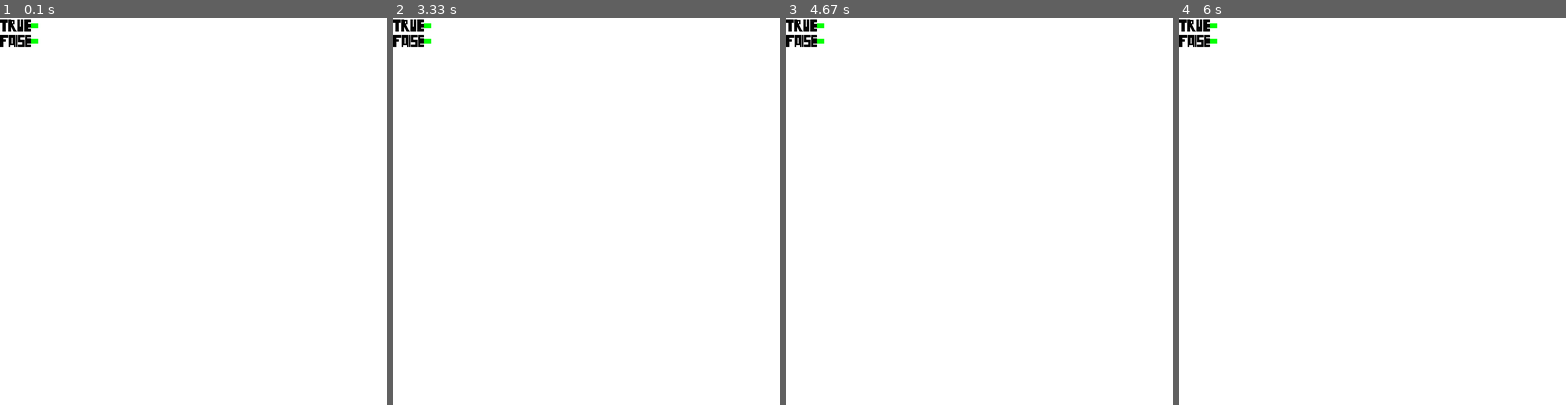
Above: before the commit, frames 1-4 (left to right).
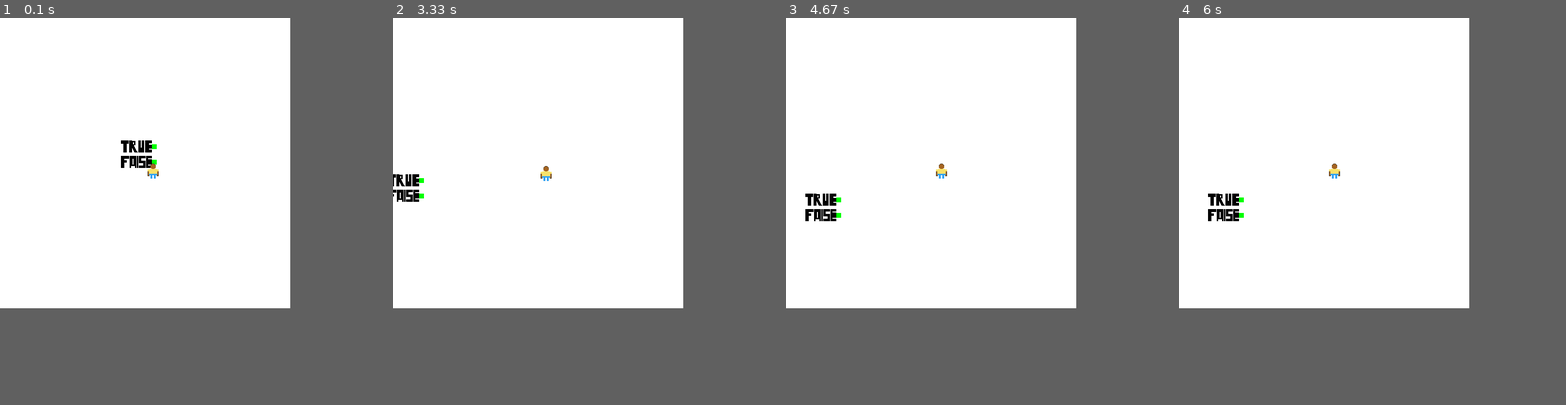
Above: after the commit, the same moments.

Repository: bwopez/pygame_logic_gates
Game: pygame game, started from main.py
Two runs of this game, one before a commit and one after it. Both use one fixed random seed, a clock stepped at 60 frames per second and the inputs below.
Inputs (mouse positions are in pixels of both pictures, inside the frame that each line leads up to):
- Up to frame 1 (0.1 s): no input
- Up to frame 2 (3.33 s): hold Left 0.33-0.8 s; hold D 0.33-0.8 s; move the mouse to (528, 176) at 0.37 s; hold Right 0.83-1.3 s; hold D 0.83-1.3 s; tap Space at 0.9, 1.2, 1.4, 1.7, 1.9, 2.73, 3.03, 3.3 s; hold D 1.33-1.8 s; move the mouse to (447, 230) at 1.37 s; hold W 1.83-2.13 s; hold A 2.67-3.2 s; hold S from 3.23 s (still down)
- Up to frame 3 (4.67 s): release S at 3.53 s; hold A 3.57-3.97 s; tap Space at 3.63, 3.93, 4.07, 4.47 s; hold W 4-4.37 s; hold D from 4.4 s (still down)
- Up to frame 4 (6 s): tap Space at 4.77, 5.53, 5.83 s; release D at 5.03 s; hold A 5.47-5.93 s; hold D from 5.97 s (still down)
In our replay, the window is 800x800 before the commit and 600x600 after it. These sizes can differ from the game's own. Grey fills any space a smaller window leaves; there, only what the larger window draws over its background counts as a difference.

The runs differ from the first frame. In frame 1, 0.9% of the frame differs, in the area x 0-41%, y 0-42%; in frame 2, 0.8%; in frame 3, 0.9%, in the area x 0-42%, y 0-53%; in frame 4, 0.9%.

Commit message:
Added a player script
The player.py script was added and with that we needed to change how the camera moves and how some of the gate inputs operate according to the player.

Diff:
--- a/gate_inputs.py
+++ b/gate_inputs.py
@@ -11,10 +11,16 @@
         self.rect.y = y
         self.value = value
 
-        output_connector_width = 15
+        output_connector_width = 10
         output_connector_height = 10
         self.output_connector = pygame.Rect(self.rect.right, self.rect.centery - output_connector_height / 2, output_connector_width, output_connector_height)
 
-    def draw(self, win):
+    def draw(self, win, scroll_values):
+        # editing self.rect
+        # TODO: move this to an update function
+        self.rect.x -= scroll_values[0]
+        self.rect.y -= scroll_values[1]
         win.blit(self.image, (self.rect.x, self.rect.y))
+        self.output_connector.left = self.rect.right
+        self.output_connector.midleft = self.rect.midright
         pygame.draw.rect(win, "Green", self.output_connector)
--- a/main.py
+++ b/main.py
@@ -7,17 +7,26 @@
     XOR_Gate, XNOR_Gate
 )
 from gate_inputs import Gate_Input
-
+from player import Player
 
 # TODO: make some graphics for the gates
 # TODO: make some graphics for the inputs
 # TODO: create small boxes at the ends of the gate's
     # and the ends of the inputs so that they can "snap" to
     # each other when they come in contact with each other
+# TODO: create a camera so that everything can be
+    # blitted onto that and screen shake can be applied to it
+    # easier
 def main_game():
     # window creation =========================
     pygame.init()
     clock = pygame.time.Clock()
+
+    win = pygame.display.set_mode((600, 600))
+    pygame.display.set_caption("circuit gates")
+
+    # list of things that you can drag with your player
+    connectables = []
 
     gates = []
     current_element = 0
@@ -39,17 +48,27 @@
     gates.append(xnor_gate)
 
     new_input = Gate_Input("true.png", 0, 0, True)
+    connectables.append(new_input)
     new_input2 = Gate_Input("false.png", 0, 32, False)
+    connectables.append(new_input2)
 
-    win = pygame.display.set_mode((800, 800))
-    pygame.display.set_caption("circuit gates")
+    player = Player(50, 50)
+    player_connected = False
+
+    # dafluffypotato code
+    scroll = [1, 0]
 
     running = True
     while running:
         current_gate = gates[current_element]
 
+        # to keep the player in the middle of the screen
+        scroll[0] += player.rect.centerx - scroll[0] - ((win.get_width() / 2) + (player.rect.width / 2))
+        scroll[1] += player.rect.centery - scroll[1] - ((win.get_height() / 2) + (player.rect.height / 2))
+
         # Input validation ====================
         keys = pygame.key.get_pressed()
+        mouse_x, mouse_y = pygame.mouse.get_pos()
         for event in pygame.event.get():
             if event.type == QUIT:
                 running = False
@@ -57,26 +76,52 @@
             # Changing inputs =================
             if event.type == pygame.KEYUP:
                 if event.key == K_LEFT:
-                    # temp_NOR_Gate.set_input(temp_NOR_Gate.flip_input(temp_NOR_Gate.gate_input1), 1)
-                    # current_gate.set_input(current_gate.flip_input(current_gate.gate_input1), 1)
                     current_gate.flip_input1()
                 if event.key == K_RIGHT:
-                    # temp_NOR_Gate.set_input(temp_NOR_Gate.flip_input(temp_NOR_Gate.gate_input2), 2)
-                    # current_gate.set_input(current_gate.flip_input(current_gate.gate_input2), 2)
                     current_gate.flip_input2()
+                # if event.key == K_SPACE:
+                #     current_element += 1
+                #     if current_element > len(gates) - 1:
+                #         current_element = 0
+                # print(current_element, current_gate.gate_input1, current_gate.gate_input2, current_gate.get_output())
                 if event.key == K_SPACE:
-                    current_element += 1
-                    if current_element > len(gates) - 1:
-                        current_element = 0
-                print(current_element, current_gate.gate_input1, current_gate.gate_input2, current_gate.get_output())
+                    connected_index = player.rect.collidelist(connectables)
+                    if connected_index != -1:
+                        print(connected_index)
+                        player_connected = True
+                        print(player_connected)
+                    else:
+                        player_connected = False
+                        print(player_connected)
+
+            # if new_input.rect.left <= mouse_x <= new_input.rect.right and new_input.rect.top <= mouse_y <= new_input.rect.bottom:
+            #     if event.type == pygame.MOUSEBUTTONDOWN:
+            #         new_input.rect.center = mouse_x, mouse_y
 
         if keys[K_ESCAPE]:
             running = False
+        if keys[K_a]:
+            player.move(win, "left")
+        if keys[K_d]:
+            player.move(win, "right")
+        if keys[K_w]:
+            player.move(win, "up")
+        if keys[K_s]:
+            player.move(win, "down")
 
         # Update window =======================
         win.fill("White")
-        new_input.draw(win)
-        new_input2.draw(win)
+
+        # new_input.draw(win, scroll[0], scroll[1])
+        # new_input2.draw(win, scroll[0], scroll[1])
+        # player.draw(win, scroll[0], scroll[1])
+        # TODO: if the player is connected to something
+            # move the thing but with the player's input
+        if player_connected:
+            connectables[connected_index].rect.midright = player.rect.midleft
+        new_input.draw(win, scroll)
+        new_input2.draw(win, scroll)
+        player.draw(win, scroll)
 
         clock.tick(60)
         pygame.display.update()
--- /dev/null
+++ b/player.py
@@ -0,0 +1,38 @@
+import pygame
+
+
+class Player(pygame.sprite.Sprite):
+    def __init__(self, x=0, y=0):
+        super().__init__()
+        self.image = pygame.image.load("player.png")
+        self.rect = self.image.get_rect()
+        self.rect.x = x
+        self.rect.y = y
+
+        self.move_speed = 5
+
+    def draw(self, win, scroll_values):
+        # TODO: move this to an update function
+        self.rect.x -= scroll_values[0]
+        self.rect.y -= scroll_values[1]
+
+        win.blit(self.image, (self.rect.x, self.rect.y))
+        # win.blit(self.image, (self.rect.x - scroll_x, self.rect.y - scroll_y))
+
+    def move(self, win, direction):
+        if direction == "left":
+            self.rect.x -= self.move_speed
+            # if self.rect.left <= 0:
+            #     self.rect.left = 0
+        if direction == "right":
+            self.rect.x += self.move_speed
+            # if self.rect.right >= win.get_width():
+            #     self.rect.right = win.get_width()
+        if direction == "up":
+            self.rect.y -= self.move_speed
+            # if self.rect.top <= 0:
+            #     self.rect.top = 0
+        if direction == "down":
+            self.rect.y += self.move_speed
+            # if self.rect.bottom >= win.get_height():
+            #     self.rect.bottom = win.get_height()
Binary file added: player.png
